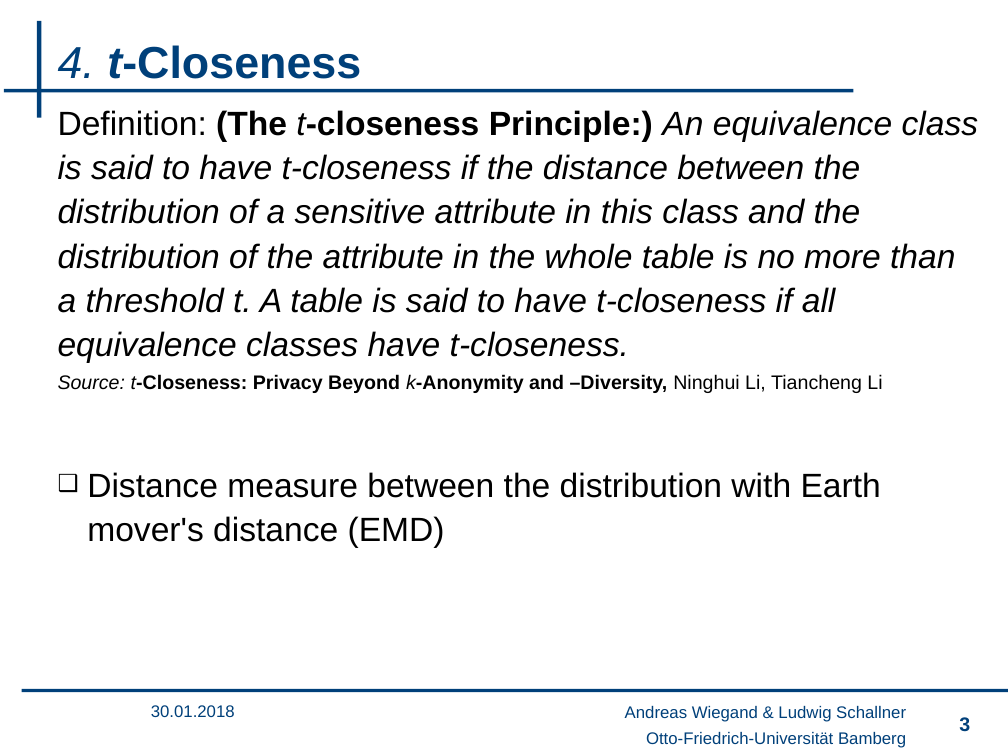
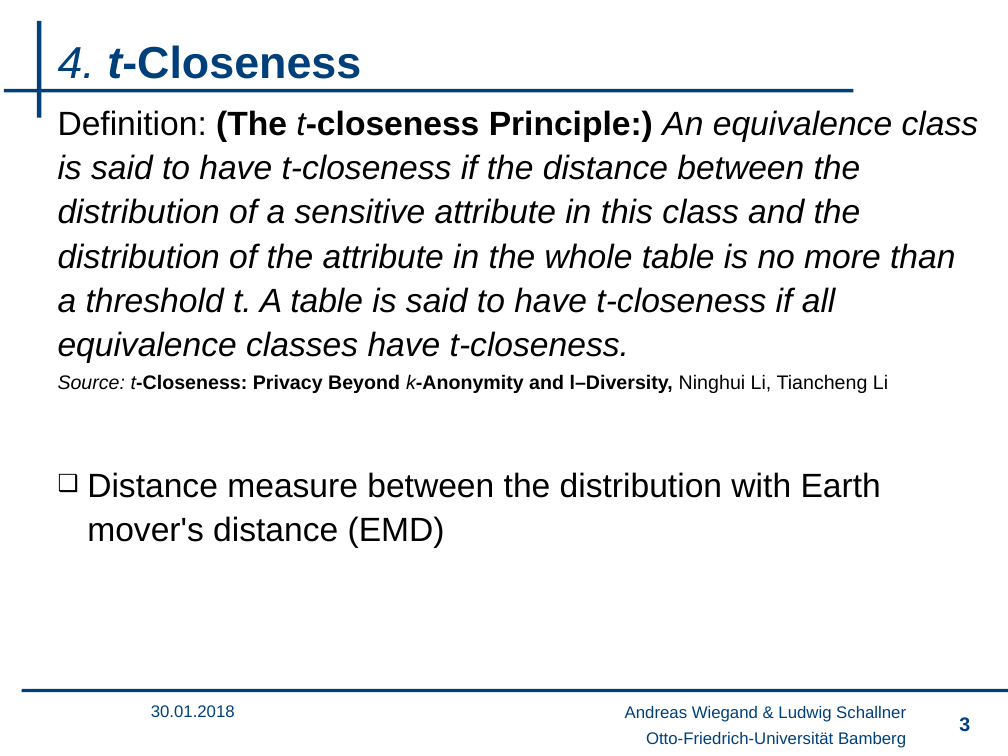
Before and after one commit to wsgan001/PSI-MSem, a slide deck: slide 3 of presentation/sicherheits_an.pptx. Drawn at 1008x756 pixels with LibreOffice and Linux fonts; fonts in the diff are those of the drawing; background and template pictures are left out. Boxes give left, top, right and bottom in pixels: in the first picture for what was removed or moved away, otherwise in the second. Text is boxed around its words. In the diff, an @@ line names an element or a change of style, - is before the commit and + after.

```diff
--- a/presentation/sicherheits_an.pptx
+++ b/presentation/sicherheits_an.pptx
@@ text at <box>58,374,888,393</box>: text changed @@
-Source: t-Closeness: Privacy Beyond k-Anonymity and –Diversity, Ninghui Li, Tiancheng Li
+Source: t-Closeness: Privacy Beyond k-Anonymity and l–Diversity, Ninghui Li, Tiancheng Li
```
Also in this commit, not shown: 1 other slide changed, 4 other files.
